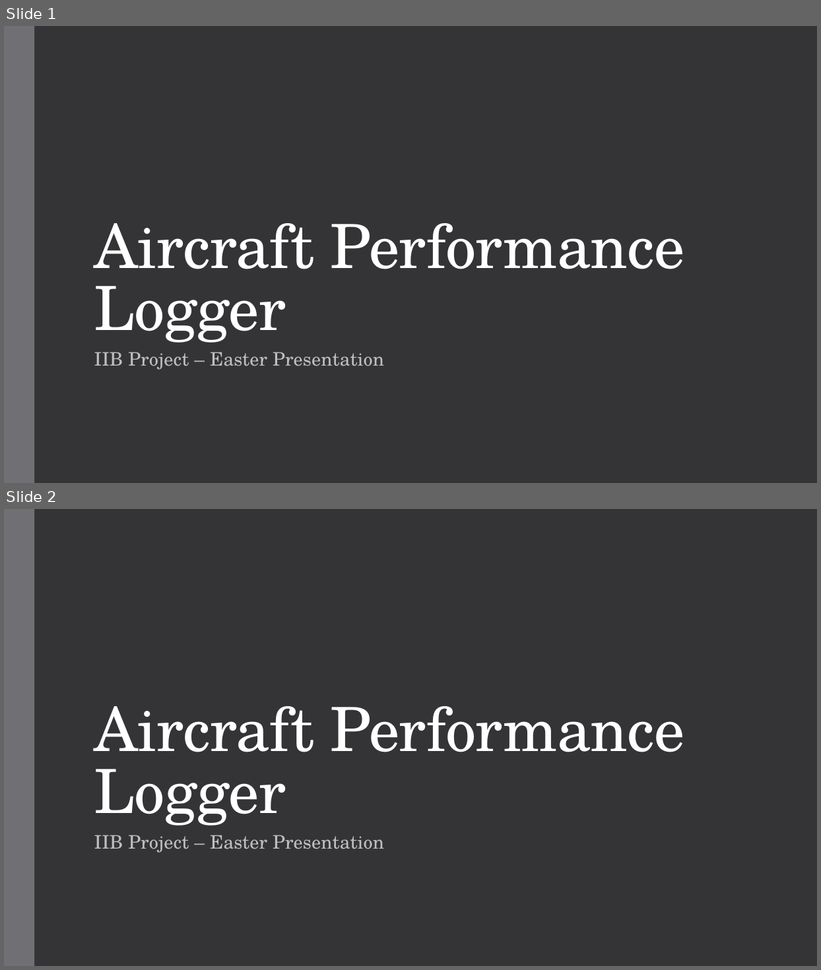
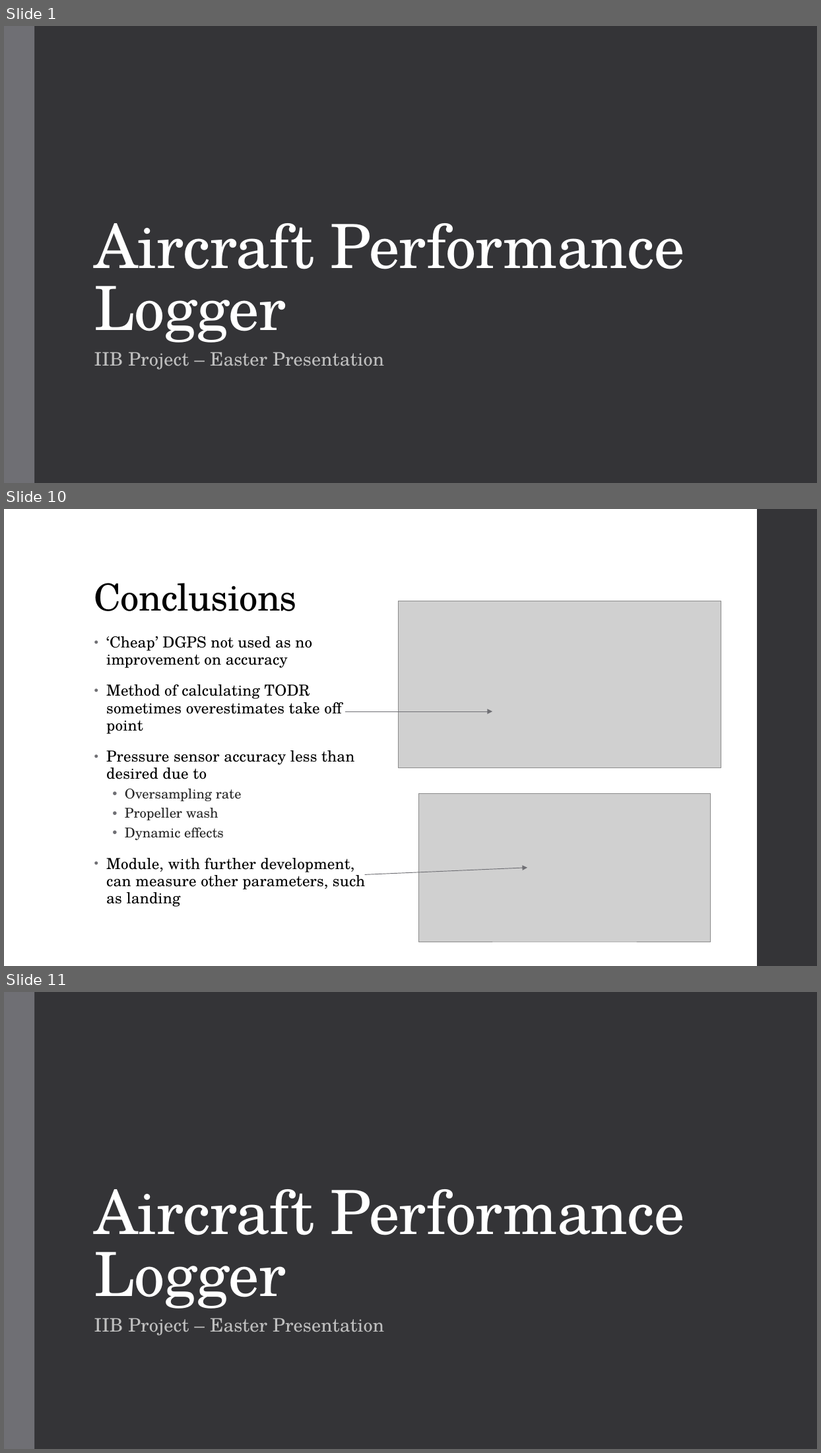
Before and after one commit to BaileyBrookes/Part_IIB_Project, a slide deck: Easter Pressentation/bdb31_easter_presentation.pptx. Shown one above the other, each under a label of ours: slides 1 and 2 before the commit, slides 1, 10 and 11 after it; the slides between them are not shown. The pictures are 821x970 and 821x1453 pixels, drawn with LibreOffice and Linux fonts; fonts in the diff are those of the drawing; grey boxes stand for pictures. Boxes give left, top, right and bottom in pixels: in the first picture for what was removed or moved away, otherwise in the second. Text is boxed around its words. In the diff, an @@ line names an element or a change of style, - is before the commit and + after.

```diff
--- a/Easter Pressentation/bdb31_easter_presentation.pptx
+++ b/Easter Pressentation/bdb31_easter_presentation.pptx
@@ slide 10 added at (4,509,817,966), background #FFFFFF @@
@@ rectangle added at (757,509,817,966), fill #353537 @@
@@ title added at (94,583,297,611), 44 pt, text #000000 @@
+Conclusions
@@ picture added at (399,601,721,768) @@
@@ text added at (106,636,365,907), 18 pt, text #000000 @@
+• ‘Cheap’ DGPS not used as no improvement on accuracy
+• Method of calculating TODR sometimes overestimates take off point
+• Pressure sensor accuracy less than desired due to
+  • Oversampling rate
+  • Propeller wash
+  • Dynamic effects
+• Module, with further development, can measure other parameters, such as landing
@@ arrow added from (345, 712) to (492, 712), #6F6F74 0.75 pt @@
@@ picture added at (418,794,710,942) @@
@@ arrow added from (365, 875) to (527, 868), #6F6F74 0.75 pt @@
@@ what was slide 2 is now slide 11 @@
```
Also in this commit, not shown: 8 other slides added, 8 other files.
